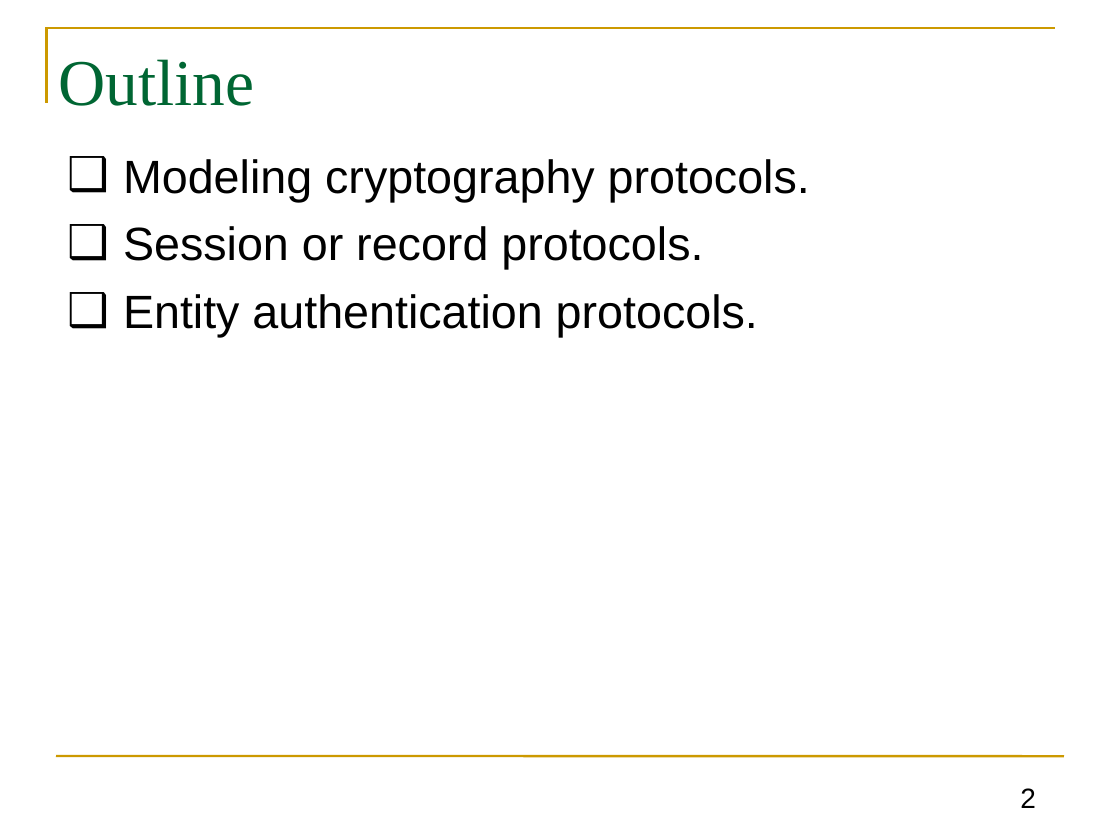
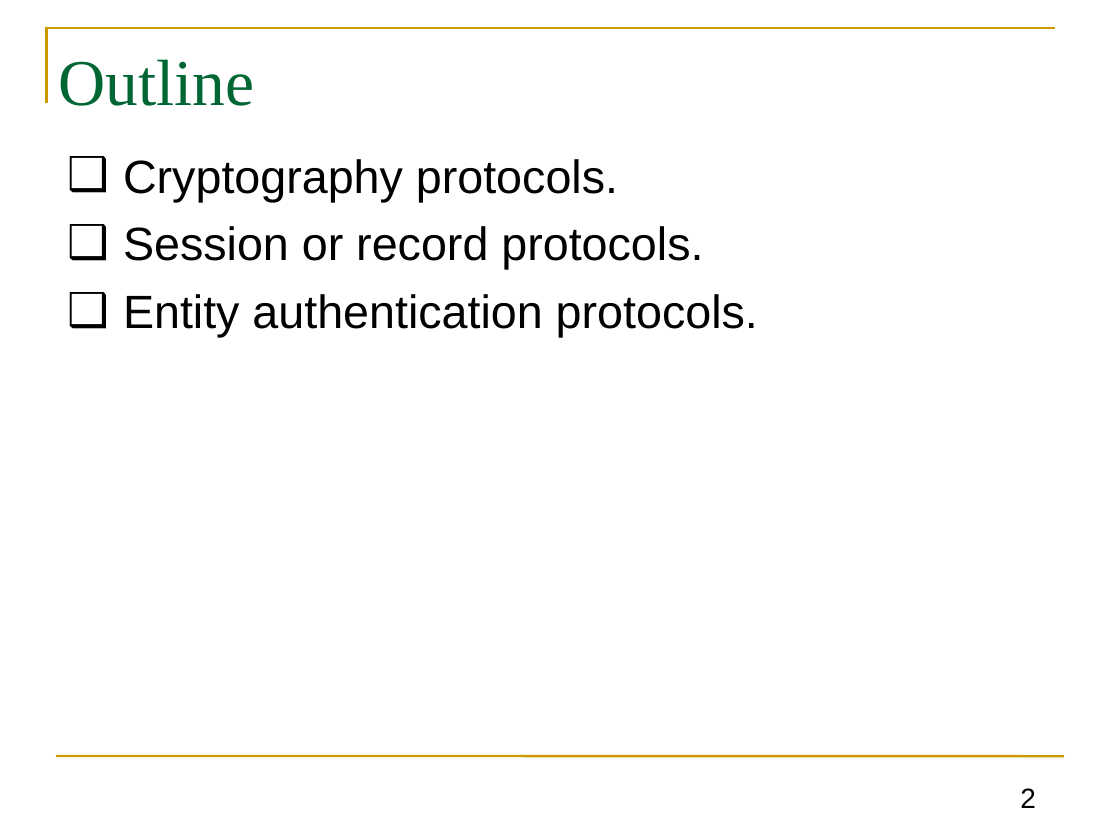
Before and after one commit to GhadaAlmashaqbeh/GhadaAlmashaqbeh.github.io, a slide deck: slide 2 of courses/cse3400-f2024/lecture8.pptx. Drawn at 1120x840 pixels with LibreOffice and Linux fonts; fonts in the diff are those of the drawing. Boxes give left, top, right and bottom in pixels: in the first picture for what was removed or moved away, otherwise in the second. Text is boxed around its words. In the diff, an @@ line names an element or a change of style, - is before the commit and + after.

```diff
--- a/courses/cse3400-f2024/lecture8.pptx
+++ b/courses/cse3400-f2024/lecture8.pptx
@@ text at box(123, 159, 618, 202): text changed @@
-❑ Modeling cryptography protocols.
+❑ Cryptography protocols.
```
Also in this commit, not shown: 12 other slides changed, 5 slides removed, 3 other files.
